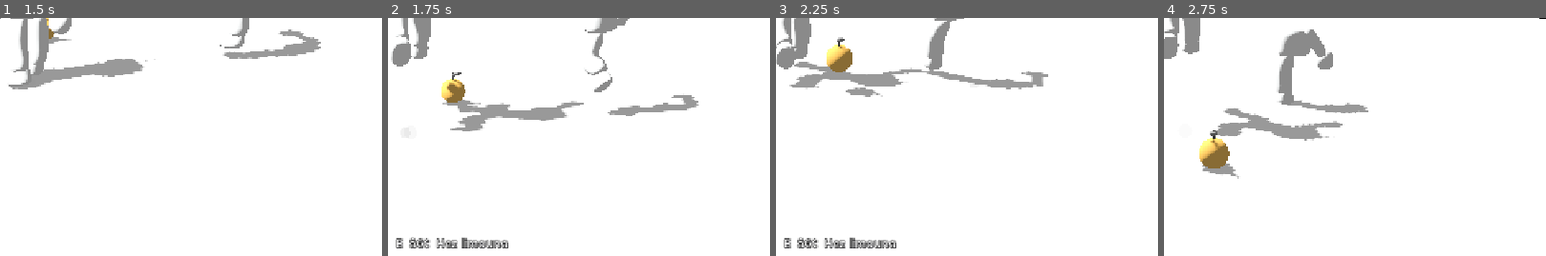
Above: before the commit, frames 1-4 (left to right).
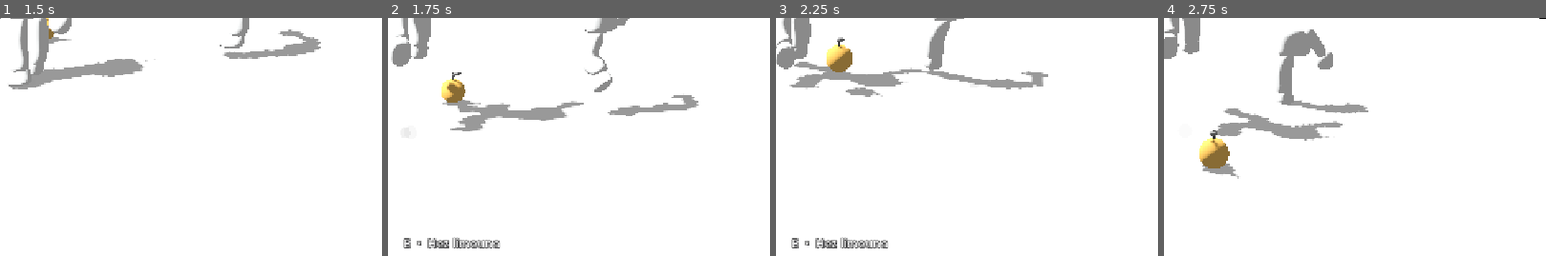
Above: after the commit, the same moments.

Repository: DancingPumpkin65/little-garden
Game: Godot game, scene res://main.tscn
The game is run twice, just before and just after one commit, with the same random seed, the same clock (stepped at 60 frames per second) and the same inputs.
Inputs (mouse positions are % of the whole screen's width and height, from its top left):
- Up to frame 1 (1.5 s): click "Play" at 0.5 s; tap Enter at 1.25 s; move the mouse to (55, 50) at 1.27 s; hold W from 1.28 s (still down); tap E at 1.35 s; click (55, 50) at 1.42 s
- Up to frame 2 (1.75 s): keep holding W; tap Space at 1.52 s
- Up to frame 3 (2.25 s): keep holding W; move the mouse to (45, 50) at 2.02 s; tap R at 2.1 s
- Up to frame 4 (2.75 s): keep holding W; tap Space at 2.27 s
The pictures show only the part of the screen within x 42-92%, y 48-98%; the shares and areas given below are measured in that part.

Frame 1 is identical in both runs. In frame 2, 0.9% of the frame differs, in the area x 2-32%, y 92-97%; in frame 3, 0.9%; in frame 4, nothing differs.

Commit message:
Fix corrupted interaction bullets and remove the permis joke

Diff:
--- a/scripts/game.gd
+++ b/scripts/game.gd
@@ -61,7 +61,7 @@
 var passage_joke_index := 0
 var second_passage_joke_index := 0
 var passage_dialogue_chapter := -1
-const PASSAGE_JOKES: Array[String] = ["Had lpassage twil... b7al tri9 dyalk lkhadma!", "Bla ma tjri, mazal ma 3endich permis dyal had rjel! :P"]
+const PASSAGE_JOKES: Array[String] = ["Had lpassage twil... b7al tri9 dyalk lkhadma!"]
 const SECOND_PASSAGE_JOKES: Array[String] = ["Yak ssaliti l3cha!? •ᴗ•", "Maghadich na3tik lmcha dyali! /•᷅\u200e\u200e•᷄\\੭"]
 var leg_cue_seen := false
 var previous_ball_position := Vector3.ZERO
@@ -593,18 +593,18 @@
 	hud.interaction_hint.text = ""
 	if not transitioning and basket_cue_clock<0 and player.action.is_empty():
 		if carried_part!=null:
-			hud.interaction_hint.text = "E  â€¢  3ti lyed l sa7bek" if carried_part.kind==&"arm" and player.position.distance_to(friend.position)<3 else "Hold click â€¢ aim   /   Release â€¢ throw"
+			hud.interaction_hint.text = "E  •  3ti lyed l sa7bek" if carried_part.kind==&"arm" and player.position.distance_to(friend.position)<3 else "Hold click • aim   /   Release • throw"
 		elif held:
-			hud.interaction_hint.text = "Hold click â€¢ aim   /   Release â€¢ throw"
+			hud.interaction_hint.text = "Hold click • aim   /   Release • throw"
 		elif stage==Stage.SEED and player.position.distance_to(ball.position)<2:
-			hud.interaction_hint.text = "E  â€¢  Hez limouna"
+			hud.interaction_hint.text = "E  •  Hez limouna"
 		else:
 			for part in recovery_parts:
 				if part.state==GardenRecoveryPart.State.AVAILABLE and player.position.distance_to(part.position)<2:
-					hud.interaction_hint.text = "E  â€¢  Hez lyed"
+					hud.interaction_hint.text = "E  •  Hez lyed"
 			var head := journey.reunion.head
 			if head!=null and head.state==GardenRecoveryPart.State.AVAILABLE and player.position.distance_to(head.position)<2:
-				hud.interaction_hint.text = "E  â€¢  Hez rass"
+				hud.interaction_hint.text = "E  •  Hez rass"
 	if friend.visible and not transitioning:
 		var speaker := friend.global_position + Vector3.UP * 2.35
 		var story := journey.reunion
--- /dev/null
+++ b/tests/interaction_hint.gd
@@ -0,0 +1,30 @@
+extends SceneTree
+func _initialize() -> void: run.call_deferred()
+func run() -> void:
+ var game=load("res://main.tscn").instantiate()
+ root.add_child(game)
+ game.testing=true
+ game.test_tick=-100000
+ game.start()
+ game.set_physics_process(false)
+ game.hud.set_process(false)
+ game.basket_cue_clock=-1
+ game.player.position=game.ball.position
+ game.update_hud()
+ assert(game.hud.interaction_hint.text=="E  •  Hez limouna","pickup separator must be a bullet, not corrupted UTF-8")
+ game.held=true
+ game.update_hud()
+ assert(game.hud.interaction_hint.text=="Hold click • aim   /   Release • throw")
+ game.held=false
+ game.stage=game.Stage.GARDEN
+ var arm=game.recovery_parts[0]
+ arm.state=GardenRecoveryPart.State.AVAILABLE
+ arm.position=game.player.position
+ game.update_hud()
+ assert(game.hud.interaction_hint.text=="E  •  Hez lyed")
+ if DisplayServer.get_name()!="headless":
+  await RenderingServer.frame_post_draw
+  root.get_texture().get_image().save_png("res://artifacts/hint-fixed.png")
+ game.sound.silence()
+ print("INTERACTION_HINT_PASS lemon, throwing and hand separators")
+ quit()
Not shown, added: docs/dialogue.md
